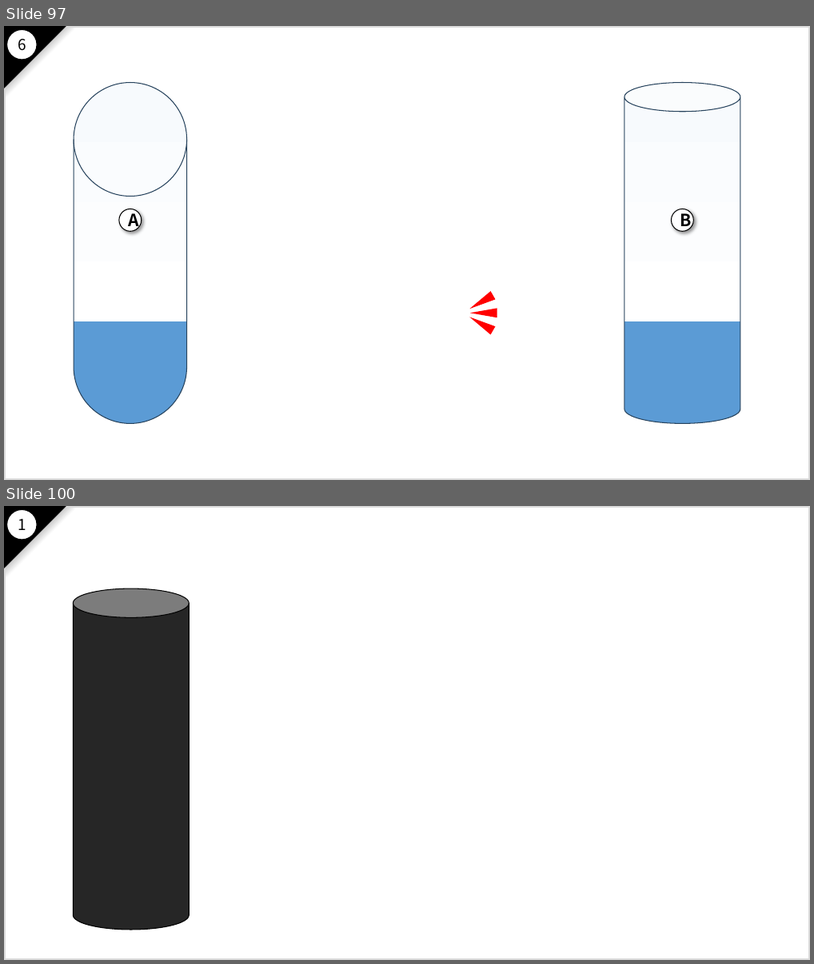
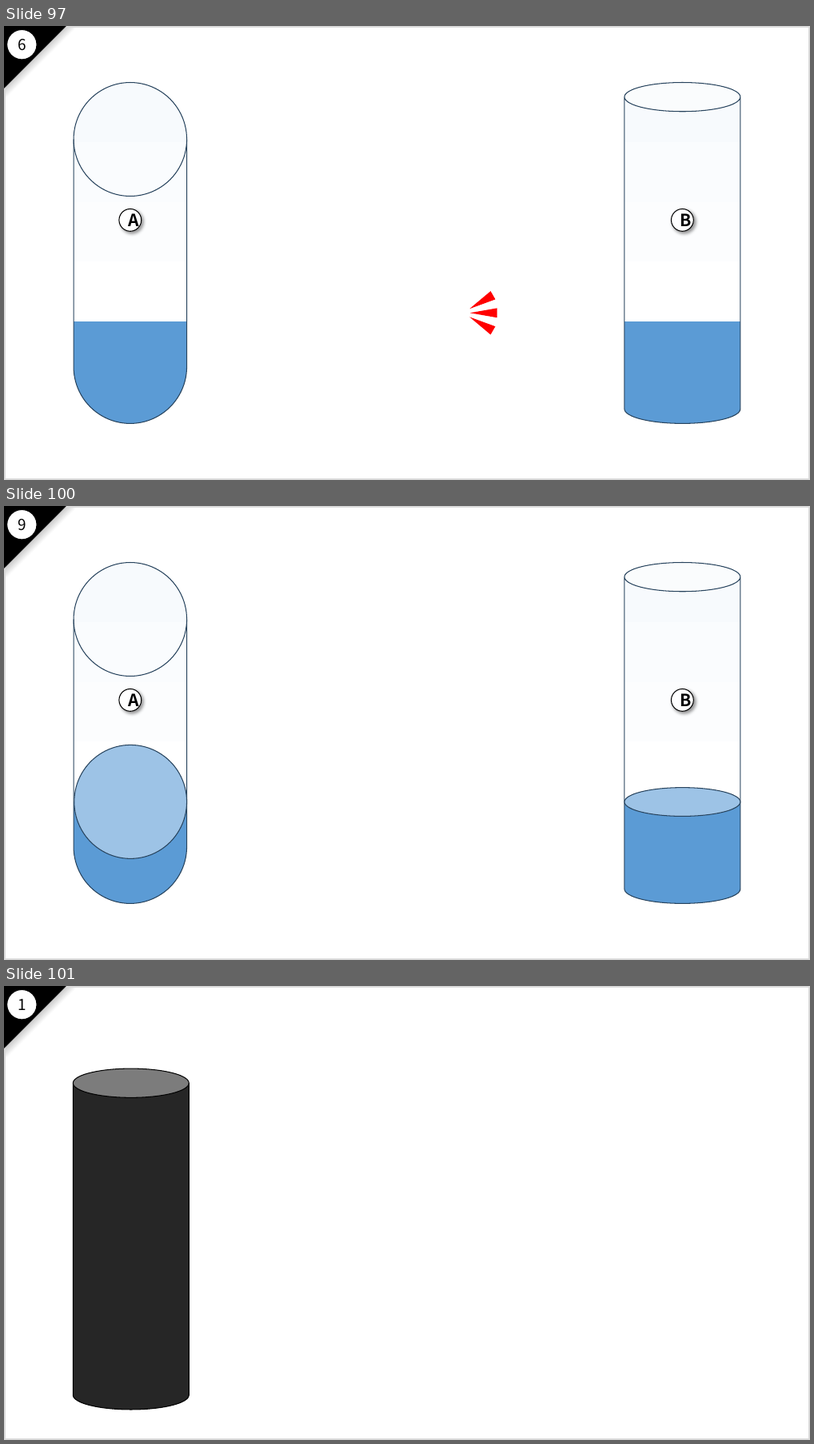
Before and after one commit to nakayama-kazuki/2021, a slide deck: pptx/power-punch-v2.pptx. Shown one above the other, each under a label of ours: slides 97 and 100 before the commit, slides 97, 100 and 101 after it; the slides between them are not shown. The pictures are 814x964 and 814x1444 pixels, drawn with LibreOffice and Linux fonts; fonts in the diff are those of the drawing; background and template pictures are left out. Boxes give left, top, right and bottom in pixels: in the first picture for what was removed or moved away, otherwise in the second. Text is boxed around its words. In the diff, an @@ line names an element or a change of style, - is before the commit and + after.

```diff
--- a/pptx/power-punch-v2.pptx
+++ b/pptx/power-punch-v2.pptx
@@ slide 100 added at (4,506,810,960), background #FFFFFF; not listed: 4 template elements that a slide beside it also shows @@
@@ text added at (18,519,26,531), 18 pt, text #000000 @@
+9
@@ cylinder added at (74,562,186,903), fill gradient #F7FAFD to #FFFFFF to #5B9BD5, outline #28445D 1 pt @@
@@ cylinder added at (625,562,741,903), fill gradient #F7FAFD to #FFFFFF to #5B9BD5, outline #28445D 1 pt @@
@@ ellipse added at (119,688,142,711), fill #FFFFFF, outline #000000 1 pt, 20 pt, text #000000, bold @@
+A
@@ ellipse added at (672,688,694,711), fill #FFFFFF, outline #000000 1 pt, 20 pt, text #000000, bold @@
+B
@@ ellipse added at (74,745,186,859), fill #9DC3E6, outline #28445D 1 pt @@
@@ ellipse added at (625,788,741,816), fill #9DC3E6, outline #28445D 1 pt @@
@@ what was slide 100 is now slide 101 @@
```
Also in this commit, not shown: 10 slides changed, 1 other slide added.
